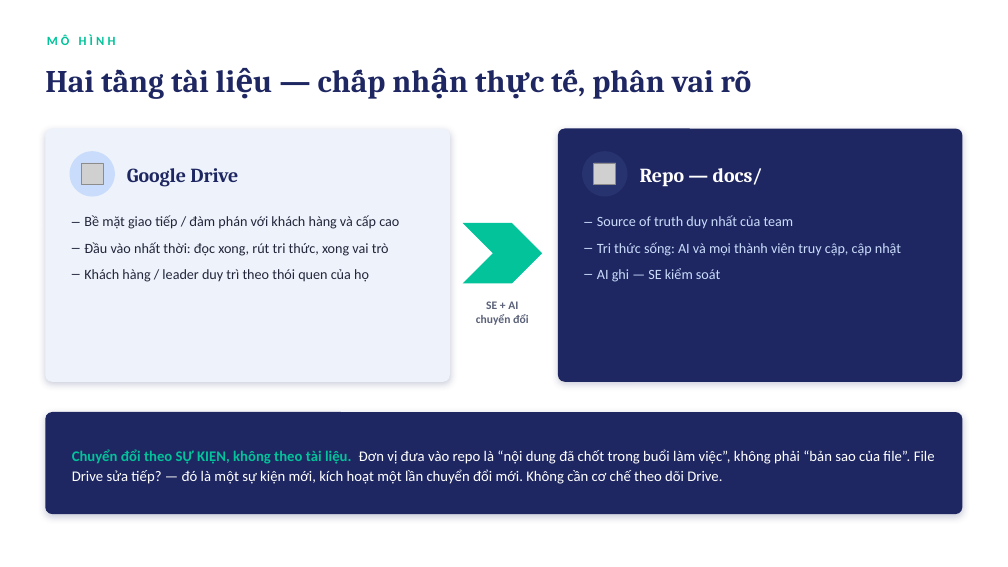
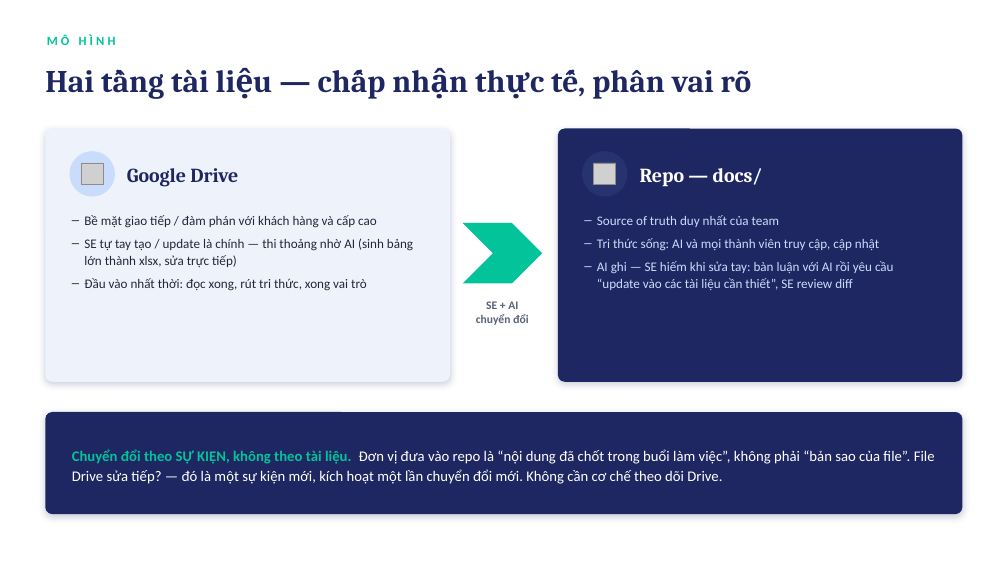
Before and after one commit to umbalaconmeogia/ai-cowork-sysdev, a slide deck: slide 4 of docs/AiAssistant/AiAssistant-team-intro.pptx. Drawn at 1008x567 pixels with LibreOffice and Linux fonts; fonts in the diff are those of the drawing; grey boxes stand for pictures. Boxes give left, top, right and bottom in pixels: in the first picture for what was removed or moved away, otherwise in the second. Text is boxed around its words. In the diff, an @@ line names an element or a change of style, - is before the commit and + after.

```diff
--- a/docs/AiAssistant/AiAssistant-team-intro.pptx
+++ b/docs/AiAssistant/AiAssistant-team-intro.pptx
@@ text at (x1=84, y1=238, x2=413, y2=267): paragraph added @@
+– SE tự tay tạo / update là chính — thi thoảng nhờ AI (sinh bảng lớn thành xlsx, sửa trực tiếp)
@@ text at (x1=84, y1=215, x2=377, y2=291): size 13.5 to 12.5 pt in "Bề mặt giao tiếp / đàm phán ...", "Đầu vào nhất thời: đọc xong, rút ..."; less space between paragraphs @@
@@ text at (x1=597, y1=215, x2=879, y2=250): size 13.5 to 12.5 pt in "Source of truth duy nhất của team", "Tri thức sống: AI và mọi thành ..."; less space between paragraphs @@
@@ text at (x1=84, y1=269, x2=369, y2=282): paragraph removed @@
-– Khách hàng / leader duy trì theo thói quen của họ
@@ text at (x1=597, y1=261, x2=894, y2=290): text changed; size 13.5 to 12.5 pt @@
-– AI ghi — SE kiểm soát
+– AI ghi — SE hiếm khi sửa tay: bàn luận với AI rồi yêu cầu “update vào các tài liệu cần thiết”, SE review diff
```
Also in this commit, not shown: 5 other files.
